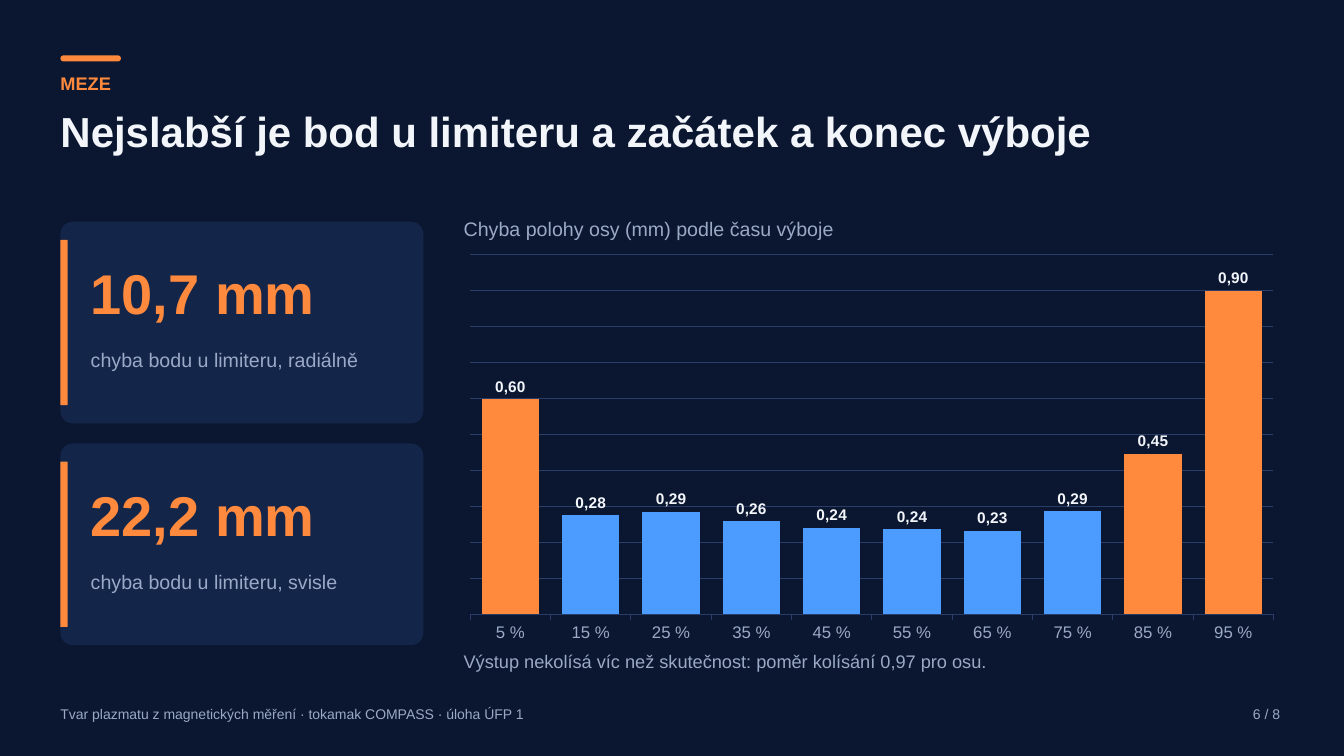
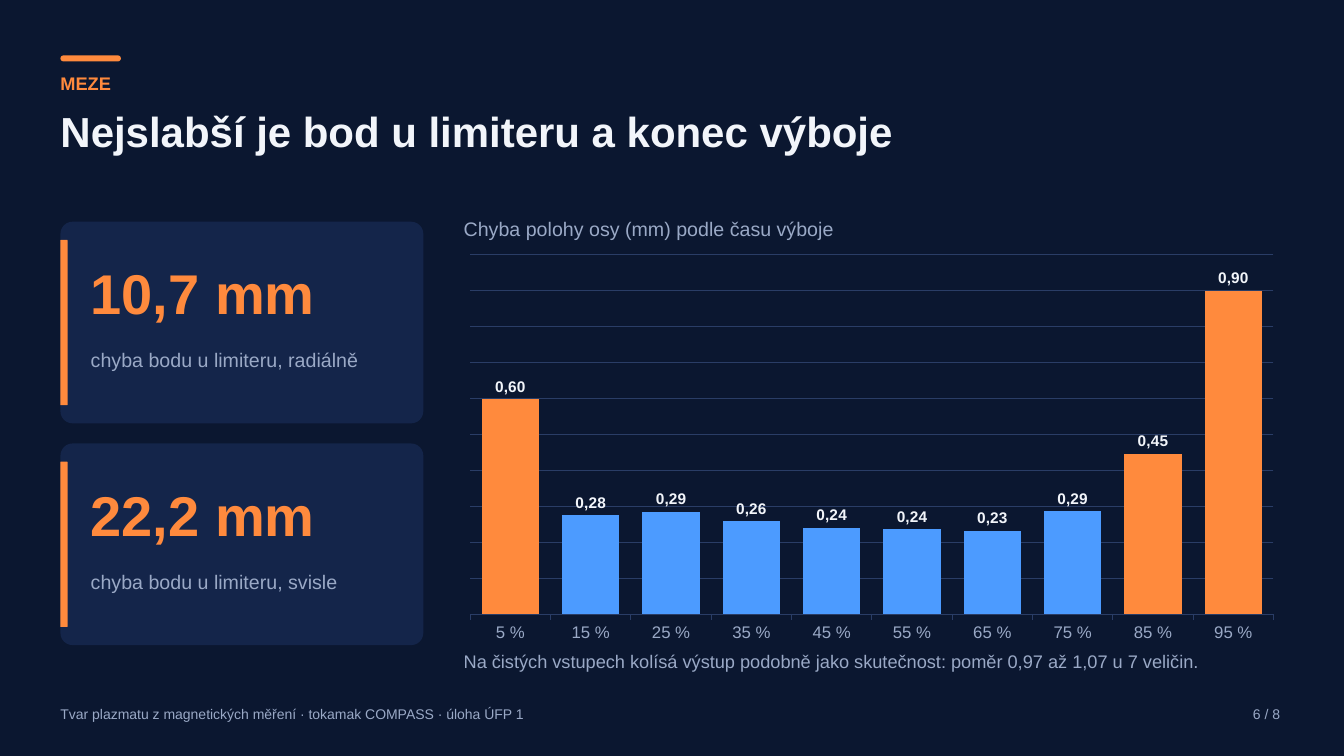
Before and after one commit to mschiller890/hackathon, a slide deck: slide 6 of presentation/deck/slides.pptx. Drawn at 1344x756 pixels with LibreOffice and Linux fonts; fonts in the diff are those of the drawing. Boxes give left, top, right and bottom in pixels: in the first picture for what was removed or moved away, otherwise in the second. Text is boxed around its words. In the diff, an @@ line names an element or a change of style, - is before the commit and + after.

```diff
--- a/presentation/deck/slides.pptx
+++ b/presentation/deck/slides.pptx
@@ text at bbox=[60, 115, 893, 156]: text changed @@
-Nejslabší je bod u limiteru a začátek a konec výboje
+Nejslabší je bod u limiteru a konec výboje
@@ text at bbox=[464, 654, 1199, 672]: text changed @@
-Výstup nekolísá víc než skutečnost: poměr kolísání 0,97 pro osu.
+Na čistých vstupech kolísá výstup podobně jako skutečnost: poměr 0,97 až 1,07 u 7 veličin.
```
Also in this commit, not shown: 3 other slides changed, 1 other file.
